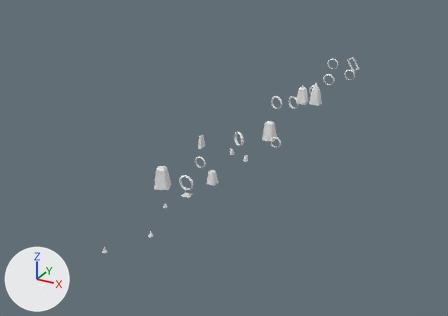
The Blender file models/level.blend: old version first, new version second.
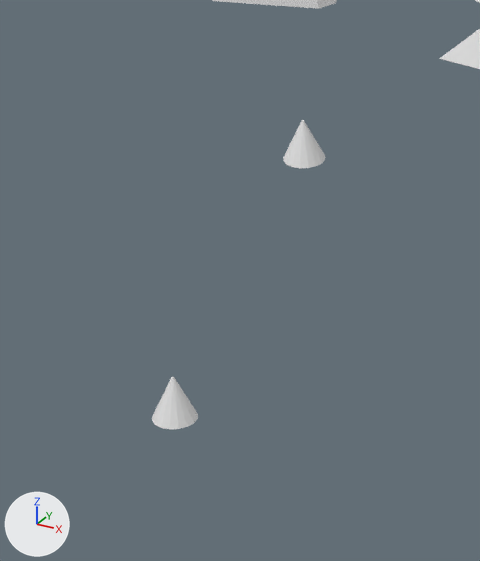
The first picture shows the older version from a camera (50 mm lens) standing at (66.4, -103.7, 62.8) and looking at (-12.8, 40.4, -9.3). The close-ups show both versions on the part from 29% to 41% of the width and 60% to 80% of the height of that picture; other places that the commit changed are outside them. Lighting does not change. The marker at lower left points along +X, +Y and +Z.

In view in the first close-up: 'building1_proxy.011', 'ground', 'target_proxy.002', 'target_proxy.003'.
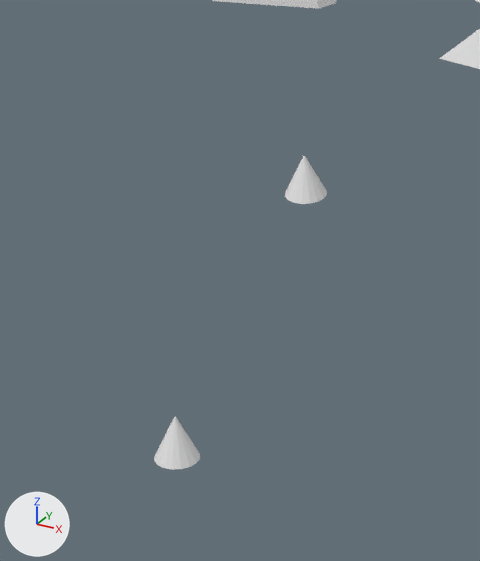
Edits to the scene script, one JSON object a line:
```json
{"op": "set", "path": "ob_target_proxy_003.location", "old": "(4.19, -19.68, 1.0)", "new": "(4.19, -19.68, 0.0)"}
{"op": "set", "path": "ob_target_proxy_002.location", "old": "(0.0, -8.41, 0.95)", "new": "(0.0, -8.41, 0.0)"}
```

Where the change shows, as pixel boxes (x1, y1, x2, y2) in the close-ups (480 x 561 px):
```json
{"object": "target_proxy.003", "change": "moved", "before": [152, 377, 198, 429], "after": [154, 417, 200, 470]}
{"object": "target_proxy.002", "change": "moved", "before": [283, 120, 325, 168], "after": [285, 156, 327, 204]}
```
